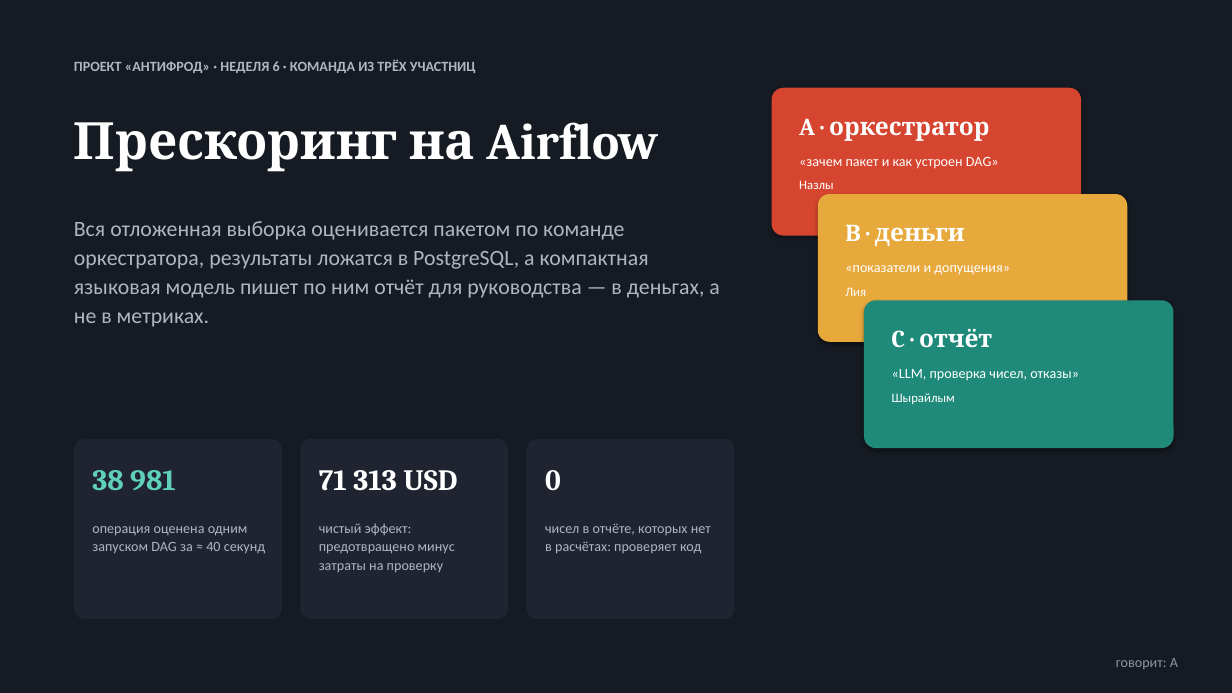
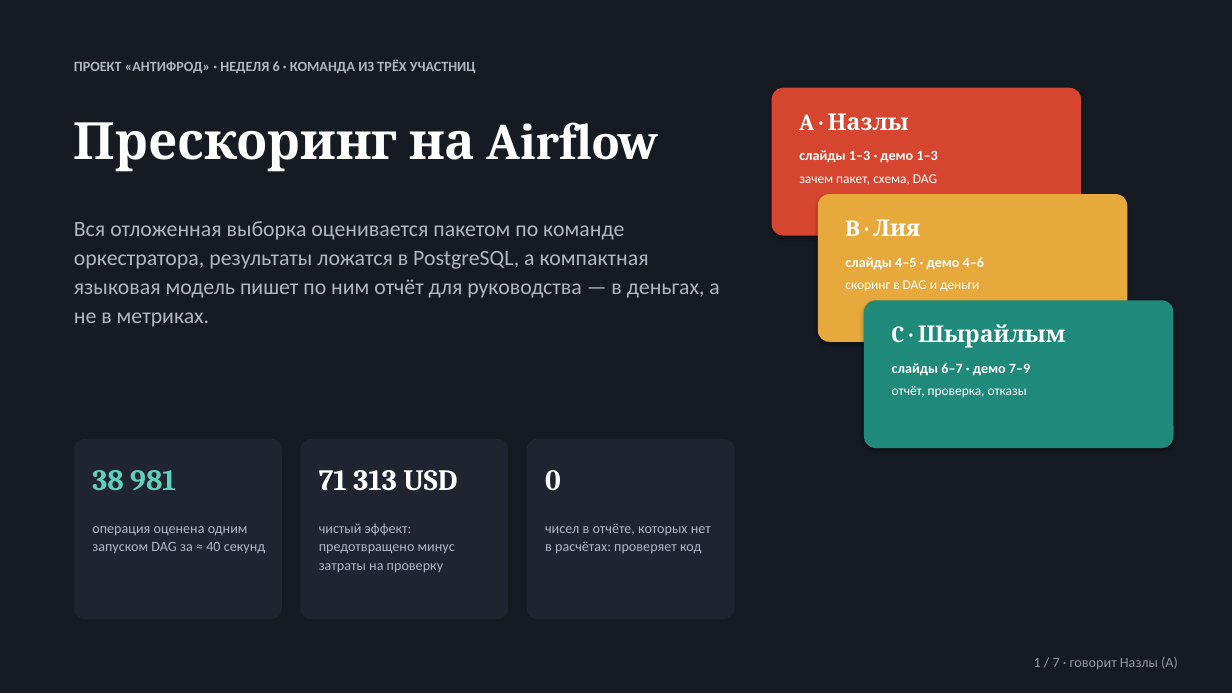
Before and after one commit to shrailymadil-debug/antifraud, a slide deck: slide 1 of docs/presentations/Неделя6_презентация.pptx. Drawn at 1232x693 pixels with LibreOffice and Linux fonts; fonts in the diff are those of the drawing. Boxes give left, top, right and bottom in pixels: in the first picture for what was removed or moved away, otherwise in the second. Text is boxed around its words. In the diff, an @@ line names an element or a change of style, - is before the commit and + after.

```diff
--- a/docs/presentations/Неделя6_презентация.pptx
+++ b/docs/presentations/Неделя6_презентация.pptx
@@ text at bbox=[799, 113, 909, 131]: text changed; size 19 to 18 pt @@
-A · оркестратор
+A · Назлы
@@ text at bbox=[799, 174, 937, 185]: text changed; size 11 to 10.5 pt @@
-«зачем пакет и как устроен DAG»
+зачем пакет, схема, DAG
@@ text added at bbox=[799, 150, 938, 163], 11 pt, text #FFFFFF, bold @@
+слайды 1–3 · демо 1–3
@@ text removed at bbox=[799, 180, 833, 189] @@
-Назлы
@@ text at bbox=[845, 219, 920, 236]: text changed; size 19 to 18 pt @@
-B · деньги
+B · Лия
@@ text at bbox=[845, 257, 984, 270]: text changed; bold on @@
-«показатели и допущения»
+слайды 4–5 · демо 4–6
@@ text at bbox=[845, 280, 979, 291]: text changed; size 10 to 10.5 pt @@
-Лия
+скоринг в DAG и деньги
@@ text at bbox=[892, 324, 1066, 348]: text changed; size 19 to 18 pt @@
-C · отчёт
+C · Шырайлым
@@ text at bbox=[892, 386, 1027, 397]: text changed; size 11 to 10.5 pt @@
-«LLM, проверка чисел, отказы»
+отчёт, проверка, отказы
@@ text added at bbox=[892, 363, 1030, 376], 11 pt, text #FFFFFF, bold @@
+слайды 6–7 · демо 7–9
@@ text removed at bbox=[892, 393, 955, 404] @@
-Шырайлым
@@ text at bbox=[1034, 657, 1178, 669]: text changed @@
-говорит: A
+1 / 7 · говорит Назлы (A)
```
Also in this commit, not shown: 6 other slides changed, 1 other file.
